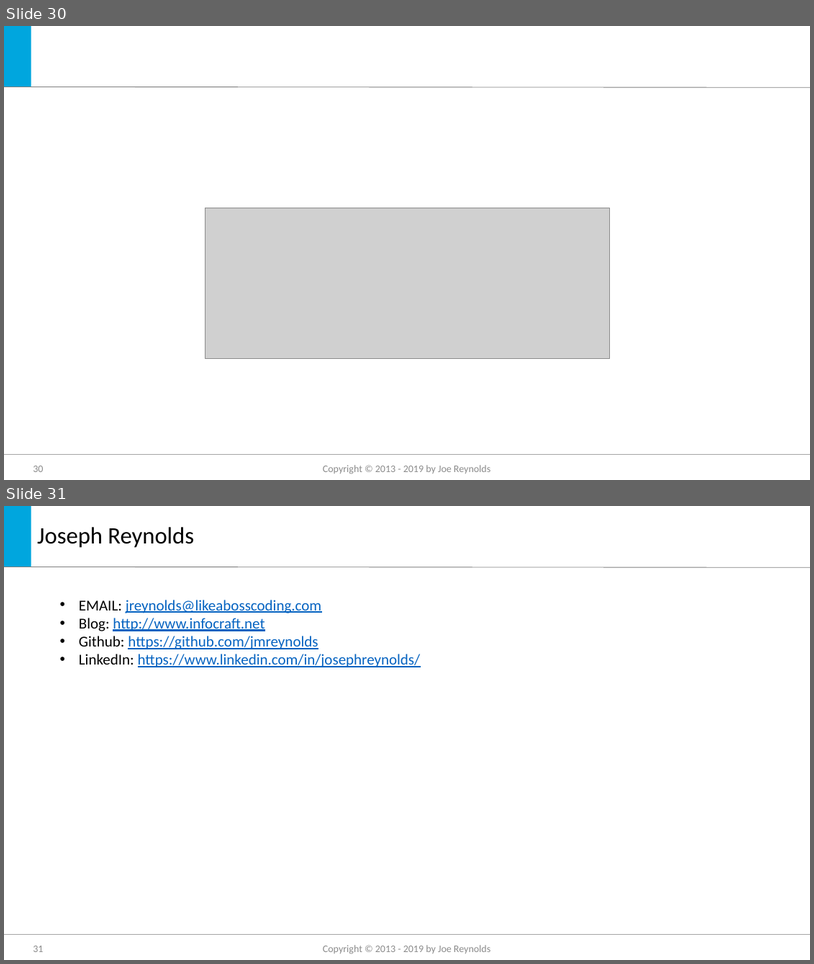
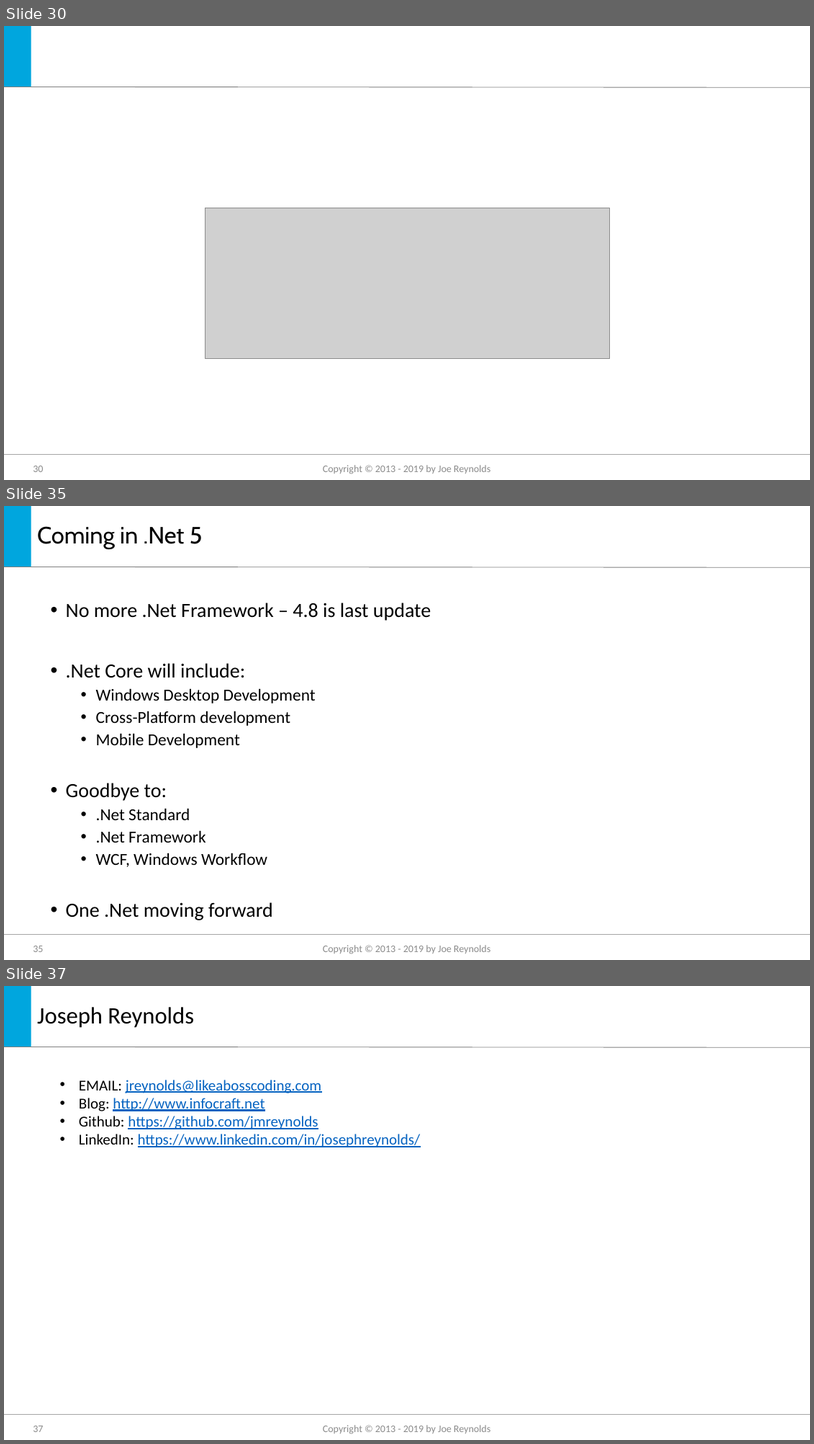
Before and after one commit to jmreynolds/CSharp8, a slide deck: Whats new in C#8.pptx. Shown one above the other, each under a label of ours: slides 30 and 31 before the commit, slides 30, 35 and 37 after it; the slides between them are not shown. The pictures are 814x964 and 814x1444 pixels, drawn with LibreOffice and Linux fonts; fonts in the diff are those of the drawing; grey boxes stand for pictures; background and template pictures are left out. Boxes give left, top, right and bottom in pixels: in the first picture for what was removed or moved away, otherwise in the second. Text is boxed around its words. In the diff, an @@ line names an element or a change of style, - is before the commit and + after.

```diff
--- a/Whats new in C#8.pptx
+++ b/Whats new in C#8.pptx
@@ slide 35 added at (4,506,810,960), background #FFFFFF; not listed: 3 template elements that a slide beside it also shows @@
@@ title added at (37,526,203,549), 28 pt, text #000000 @@
+Coming in .Net 5
@@ text added at (66,602,431,920), 20 pt, text #000000 @@
+• No more .Net Framework – 4.8 is last update
+• .Net Core will include:
+  • Windows Desktop Development
+  • Cross-Platform development
+  • Mobile Development
+• Goodbye to:
+  • .Net Standard
+  • .Net Framework
+  • WCF, Windows Workflow
+• One .Net moving forward
@@ page number added at (33,945,43,952), 12 pt, text #8C8C8C @@
+35
@@ text added at (323,944,491,954), 12 pt, text #8C8C8C @@
+Copyright © 2013 - 2019 by Joe Reynolds
@@ what was slide 31 is now slide 37 @@
@@ page number at (33,1425,43,1432): text changed @@
-31
+37
```
Also in this commit, not shown: 1 slide changed, 5 other slides added, 1 other file.
